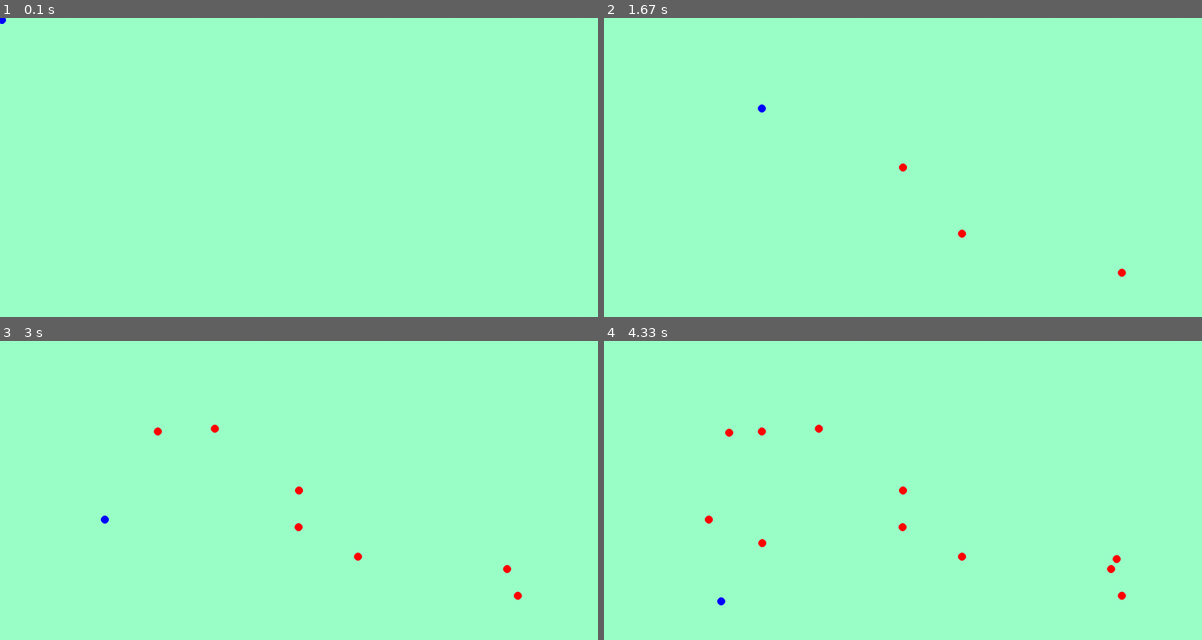
Above: before the commit, frames 1-4 (two rows, left to right).
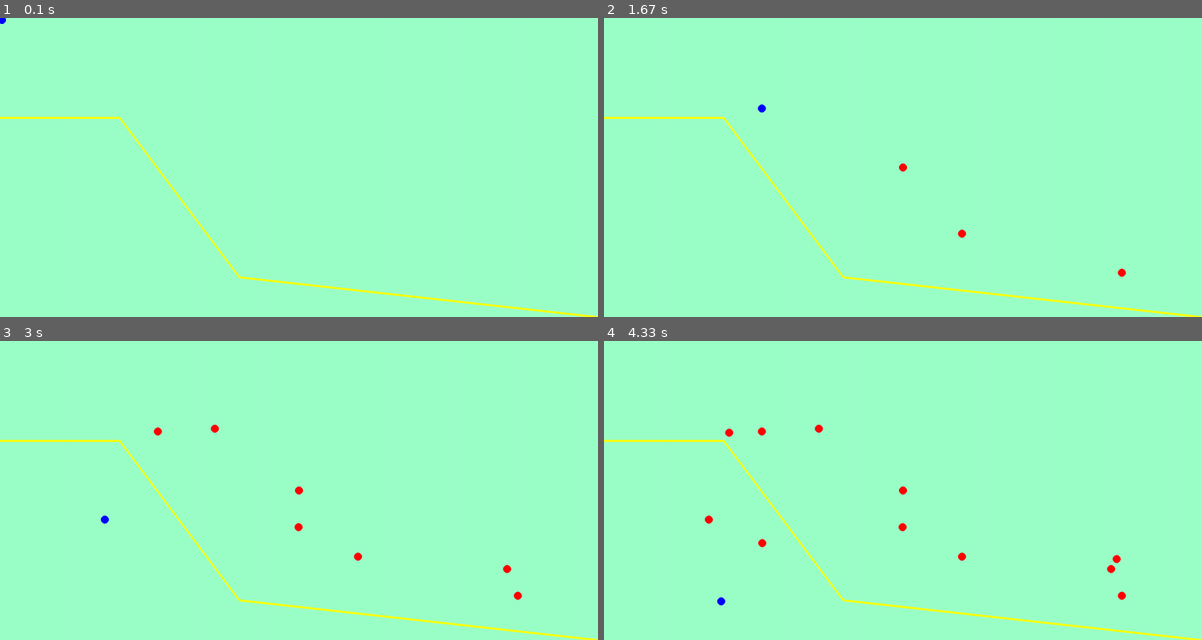
Above: after the commit, the same moments.

Repository: Chr-v-mar/The-TD-game
Game: pygame game, started from TD/Game/New/pieces.py
Same seed, same stepped clock (60 frames per second), same inputs: the game is played once before the commit and once after it.
Inputs (mouse positions are in pixels of both pictures, inside the frame that each line leads up to):
- Up to frame 1 (0.1 s): no input
- Up to frame 2 (1.67 s): click (903, 167) at 0.38 s; click (962, 233) at 0.72 s; click (1124, 272) at 1.05 s; click (759, 107) at 1.38 s
- Up to frame 3 (3 s): click (299, 526) at 1.72 s; click (215, 427) at 2.05 s; click (508, 568) at 2.38 s; click (101, 520) at 2.72 s
- Up to frame 4 (4.33 s): click (729, 433) at 3.05 s; click (759, 544) at 3.38 s; click (1118, 559) at 3.72 s; click (723, 601) at 4.05 s

The runs differ from the first frame. In frame 1, 0.9% of the frame differs, in the area x 0-100%, y 32-100%; in frame 2, 0.9%; in frame 3, 0.9%; in frame 4, 0.9%.

Commit message:
return of pycharm lowkey

Diff:
--- /dev/null
+++ b/TD/Game/New/AGD_Template.py
@@ -0,0 +1,104 @@
+from dataclasses import dataclass
+from itertools import pairwise
+import math
+
+@dataclass
+class Position:
+    x: float = 0
+    y: float = 0
+
+    def __repr__(self) -> str:
+        return f"({self.x:.2f}, {self.y:.2f})"
+
+def calc_euclidean_length(a: Position, b: Position) -> float:
+    return math.sqrt((a.x - b.x) ** 2 + (a.y - b.y) ** 2)
+
+class Line:
+    def __init__(self, start: Position, end: Position):
+        self.start = start
+        self.end = end
+
+    @property
+    def length(self) -> float:
+        return calc_euclidean_length(self.start, self.end)
+
+    def __repr__(self) -> str:
+        return f'(start={self.start}, end={self.end})'
+
+class Path:
+    def __init__(self, points: list[Position]):
+        self.lines = [Line(a,b) for a, b in pairwise(points)]
+
+class Enemy:
+    def __init__(self, path: Path, line=0, line_progress=0, speed: float = 1.0):
+        self.path = path
+        self.line = line
+        self.line_progress = line_progress
+        self.speed = speed
+
+    @property
+    def position(self) -> Position:
+        # position = (1 - progress) * start + progress * end
+        x = ((1 - self.line_progress) * self.path.lines[self.line].start.x +
+                self.line_progress * self.path.lines[self.line].end.x)
+        y = ((1 - self.line_progress) * self.path.lines[self.line].start.y +
+                self.line_progress * self.path.lines[self.line].end.y)
+        return Position(x, y)
+
+    @property
+    def at_end(self) -> bool:
+        if self.line >= len(self.path.lines) or (self.line == len(self.path.lines) - 1 and self.line_progress >=1):
+            return True
+        else:
+            return False
+
+    def progress(self, delta_time):
+        self.line_progress += self.speed * delta_time / self.path.lines[self.line].length
+        if self.line_progress >= 1:
+            self.line_progress -= 1
+            self.line += 1
+        if self.at_end:
+            self.line_progress = 1
+            self.line = len(self.path.lines) - 1
+
+
+    def __str__(self) -> str:
+        return f'Enemy at {self.position}'
+
+class Game:
+    def __init__(self):
+        self.tracks = []
+        self.enemies = []
+
+    def add_enemy(self, enemy: Enemy):
+        self.enemies.append(enemy)
+        if enemy.path not in self.tracks:
+            self.tracks.append(enemy.path)
+
+    def progress(self, delta_time):
+        for enemy in self.enemies:
+            enemy.progress(delta_time)
+
+    def print_enemy_positions(self):
+        for i, enemy in enumerate(self.enemies):
+            print(f'Enemy {i} at {enemy.position};', end=' ')
+        print()
+
+    def set_up(self):
+        game_path = Path([Position(0, 0),
+                          Position(50, 0),
+                          Position(50, 50),
+                          Position(100, 100),
+                          ])
+        self.add_enemy(Enemy(game_path, speed=20))
+        self.add_enemy(Enemy(game_path, line=1, speed=100))
+
+if __name__ == '__main__':
+    dt = 1 / 60
+
+    game = Game()
+    game.set_up()
+
+    while not all(enemy.at_end for enemy in game.enemies):
+        game.print_enemy_positions()
+        game.progress(dt)
--- a/TD/Game/tower_mechanics/eg.py
+++ b/TD/Game/New/eg.py
@@ -4,7 +4,7 @@
 from random import randint
 FPS = 60
 clock = pygame.time.Clock()
-map1 = "Berebav2.json"
+#map1 = "Berebav2.json"
 background_colour = (155,255,200)
 red = (255,0,0)
 blue = (0,0,255)
@@ -31,10 +31,10 @@
 #with open("Berebav2.json", "w") as write_file:
     #json.dump(path, write_file)
 
-with open(map1,"r") as map_data:
-    data = json.load(map_data)
-    map_data.close()
-    pprint(data)
+#with open(map1,"r") as map_data:
+    #data = json.load(map_data)
+    #map_data.close()
+    #pprint(data)
 
 
 running = True
@@ -47,7 +47,7 @@
     dt = clock.tick(FPS)/1000
     for event in pygame.event.get():
             if event.type == pygame.QUIT:
-                self.running = False
+                running = False
     screen.fill("gold")
     #pygame.draw.rect(screen, "red", rect)
     #pygame.draw.polygon(screen, "orange", points1)
--- /dev/null
+++ b/TD/Game/New/enemy.py
@@ -0,0 +1,201 @@
+from dataclasses import dataclass
+from itertools import pairwise
+import math
+
+@dataclass
+class Position:
+    x: float = 0
+    y: float = 0
+
+    def __repr__(self) -> str:
+        return f"({self.x:.2f}, {self.y:.2f})"
+
+
+class Entity:
+    def __init__(self):
+        pass
+
+
+class Enemy:
+
+    def __init__(self):
+        self._line_segment = ""
+        self._line_progress = 0
+        self._position = (0,0)
+        self._V = 0
+        self._Hp = 100
+
+    def progress_line(self):
+        self._line_progress += self._V/D*dt
+
+    def progress_segment(self):
+        if self._line_progress >= 1:
+            if self._line_segment.IsEnd() == True:
+                Base.take_damage(self._Hp)
+            #else:
+                #increment segment by 1
+
+    def take_damage(self,Damage):
+        self._Hp -= Damage
+
+    @property
+    def is_dead(self):
+        if self._Hp <= 0:
+            return True
+        return False
+
+
+
+class Base:
+    def __init__(self):
+        self._Health = 250
+
+    def take_damage(self, damage):
+        self._Health -= damage
+
+    @property
+    def is_gameover(self):
+        if self._Health <= 0:
+            return True
+        return False
+
+
+
+
+
+class Tower:
+
+    def __init__(self):
+        self._Cost = 0
+        self._Upgrade_Cost = 0
+        self._Sell_Price = 0
+        self._Damage = 0
+        self._Range = 0 #Rad of circle
+        self._Firerate = 0
+        self._Position = Position
+        self._ObscureDetection = False
+        self._ArmourPierce = False
+        self._Level = 0
+        self._Max_Level = False
+    """
+    def __init__(self, Cost, Damage, Range, Firerate, Postition: tuple[int,int], Base_Obs=False, Base_AP=False):
+        self._Cost = Cost
+        self._Sell_Price = Cost//2
+        self._Damage = Damage
+        self._Range = Range #Rad of circle
+        self._Firerate = Firerate
+        self._Position = Position
+        self._ObscureDetection = Base_Obs
+        self._ArmourPierce = Base_AP
+        self._Level = 0
+
+    All of this is a previous iteration.
+    """
+    def calculate_range_circle(self):
+        circle = (self._Range**2)*math.pi
+
+    def select_target(self):
+        pass
+
+    @property
+    def recalculate_sell_value(self):
+
+        self._Sell_Price = (self._Cost)//2
+
+    def Upgrade_Tower(self):
+        if not self._Max_Level:
+            if Game.currentcash >= self._Upgrade_Cost:
+                Game.currentcash -= self._Upgrade_Cost
+                self.Level_up((self._Level) + 1)
+
+    def Level_up(self):
+        pass
+
+class placeholder1(Tower):
+
+    def __init__(self):
+        self._TowerType = "placeholder1" #-please rename this later!!!#
+        self._Cost = 250
+        self._Upgrade_Cost = 300
+        self._Sell_Price = 250//2
+        self._Damage = 50
+        self._Range = 15 #Rad of circle
+        self._Firerate = 0.4
+        self._ObscureDetection = False
+        self._ArmourPierce = False
+
+
+    def Level_up(self,level):
+        """
+
+        Parameters
+        ----------
+        level
+
+        Returns
+        -------
+
+        """
+        self._Level = level
+        match level:
+
+            case 1:
+                self._Damage += 50
+                self._Upgrade_Cost = 600
+
+            case 2:
+                self._Damage += 100
+                self._Range += 2
+                self._Upgrade_Cost = 900
+
+            case 3:
+                self._Range += 2
+                self._Firerate -= 0.2
+                self._Max_Level = True
+
+
+class Game:
+    def __init__(self):
+        self.tracks = []
+        self.enemies = []
+        self.currentcash = 0
+        self.wave = 0
+        self.payout = False
+        self._WaveCash = 100
+
+    def add_enemy(self, enemy: Enemy):
+        self.enemies.append(enemy)
+        if enemy.path not in self.tracks:
+            self.tracks.append(enemy.path)
+
+    def progress(self, delta_time):
+        for enemy in self.enemies:
+            enemy.progress(delta_time)
+
+    def progress_wave(self):
+        self.wave += 1
+        self.payout = False
+
+    @property
+    def wave_payout(self):
+        if self.payout == False:
+            self.currentcash += self._WaveCash
+            self.payout = True
+
+
+    def increment_Wave_Cash(self):
+        self._WaveCash = self._WaveCash*(1.25**self.wave)
+
+    def print_enemy_positions(self):
+        for i, enemy in enumerate(self.enemies):
+            print(f'Enemy {i} at {enemy.position};', end=' ')
+        print()
+
+    def set_up(self):
+        game_path = Path([Position(0, 0),
+                          Position(50, 0),
+                          Position(50, 50),
+                          Position(100, 100),
+                          ])
+        self.add_enemy(Enemy(game_path, speed=20))
+        self.add_enemy(Enemy(game_path, line=1, speed=100))
--- a/TD/Game/tower_mechanics/pieces.py
+++ b/TD/Game/New/pieces.py
@@ -6,10 +6,19 @@
 blue = (0,0,255)
 green = (0,255,0)
 (width, height) = (1500, 750)
+path_points = [(000, 250), (300, 250), (600, 650), (1500, 750)]
 
 
 def cart_dist(pos1, pos2):
     return ((pos1[0] - pos2[0])**2 + (pos1[1] - pos2[1])**2) ** 0.5
+
+def cart_equation_of_line():
+    path_equations = []
+    for i in range(len(path_points)-1):
+        m = (path_points[i+1][1] - path_points[i][1]) / (path_points[i+1][0] - path_points[i][0])
+        c = path_points[i][1]- (m * path_points[i][0])
+        path_equations.append((m,c))
+
 
 class GameGUI:
 
@@ -52,6 +61,7 @@
 
     def draw(self):
         self.draw_background()
+        self.draw_path()
         self.draw_towers()
 
         pygame.display.flip()
@@ -65,6 +75,10 @@
             pygame.draw.circle(self.screen, red, (x, y), 10)
         pygame.draw.circle(self.screen, blue, (self.pos[0], self.pos[1]), 10)
 
+    def draw_path(self):
+        pygame.draw.lines(self.screen, "yellow", False,path_points , 5)
+
+
 
 
 if __name__ == "__main__":
--- a/TD/Game/tower_mechanics/tower_properties.py
+++ b/TD/Game/tower_mechanics/tower_properties_old.py
@@ -1,4 +1,4 @@
-import tower_do
+import tower_do_old
 
 class Enemy:
     def __init__(self, name, health, position):
Empty file added: TD/Game/New/test1.py
Renamed: TD/Game/tower_mechanics/enemies.py -> TD/Game/tower_mechanics/enemies_old.py
Renamed: TD/Game/tower_mechanics/game.py -> TD/Game/tower_mechanics/game_old.py
Renamed: TD/Game/tower_mechanics/pygame_td.py -> TD/Game/tower_mechanics/pygame_td_old.py
Renamed: TD/Game/tower_mechanics/tower_do.py -> TD/Game/tower_mechanics/tower_do_old.py
